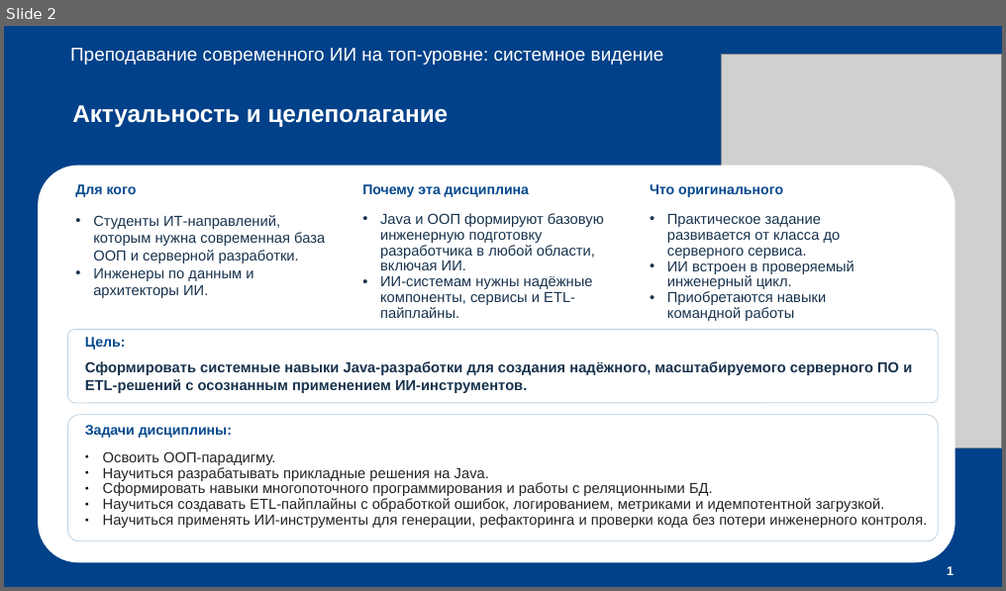
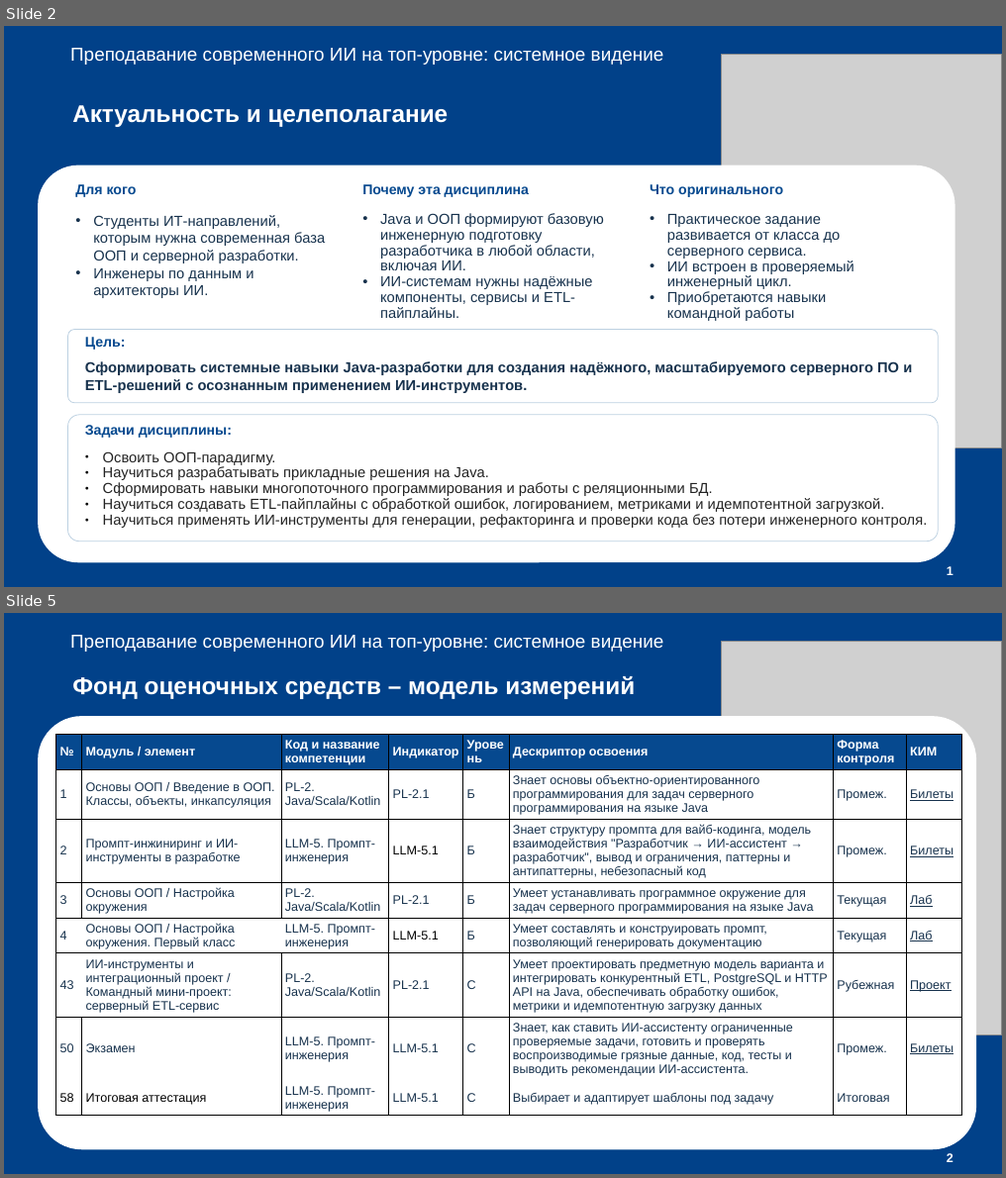
Before and after one commit to Stasychbr/top_ai_2026, a slide deck: data/Java_AI_course_defense(2).pptx. Shown one above the other, each under a label of ours: slide 2 before the commit, slides 2 and 5 after it; the slides between them are not shown. The pictures are 1006x591 and 1006x1178 pixels, drawn with LibreOffice and Linux fonts; fonts in the diff are those of the drawing; grey boxes stand for pictures. Boxes give left, top, right and bottom in pixels: in the first picture for what was removed or moved away, otherwise in the second. Text is boxed around its words. In the diff, an @@ line names an element or a change of style, - is before the commit and + after.

Commit message:
Update Java_AI_course_defense(2).pptx
Обновленная презентация

```diff
--- a/data/Java_AI_course_defense(2).pptx
+++ b/data/Java_AI_course_defense(2).pptx
@@ slide 5 added at (4, 613, 1002, 1174), background #FFFFFF @@
@@ rectangle added at (4, 613, 1002, 1174), fill #014189 @@
@@ text added at (70, 635, 664, 652), 18 pt, text #FFFFFF @@
+Преподавание современного ИИ на топ-уровне: системное видение
@@ picture added at (721, 642, 1002, 1035) @@
@@ title added at (72, 676, 635, 699), 23.2 pt, text #FFFFFF, bold @@
+Фонд оценочных средств – модель измерений
@@ rounded rectangle added at (38, 716, 976, 1151), fill #FFFFFF @@
@@ table added at (56, 735, 961, 1135), 8 rows, 8 columns @@
+№ | Модуль / элемент | Код и название компетенции | Индикатор | Уровень | Дескриптор освоения | Форма контроля | КИМ
+1 | Основы ООП / Введение в ООП. Классы, объекты, инкапсуляция | PL-2. Java/Scala/Kotlin | PL-2.1 | Б | Знает основы объектно-ориентированного программирования для задач серверного программирования на языке Java | Промеж. | Билеты
+2 | Промпт-инжиниринг и ИИ-инструменты в разработке | LLM-5. Промпт-инженерия | LLM-5.1 | Б | Знает структуру промпта для вайб-кодинга, модель взаимодействия "Разработчик → ИИ-ассистент → разработчик", вывод и ограничения, паттерны и антипаттерны, небезопасный код | Промеж. | Билеты
+3 | Основы ООП / Настройка окружения | PL-2. Java/Scala/Kotlin | PL-2.1 | Б | Умеет устанавливать программное окружение для задач серверного программирования на языке Java | Текущая | Лаб
+4 | Основы ООП / Настройка окружения. Первый класс | LLM-5. Промпт-инженерия | LLM-5.1 | Б | Умеет составлять и конструировать промпт, позволяющий генерировать документацию | Текущая | Лаб
+43 | ИИ-инструменты и интеграционный проект / Командный мини-проект: серверный ETL-сервис | PL-2. Java/Scala/Kotlin | PL-2.1 | С | Умеет проектировать предметную модель варианта и интегрировать конкурентный ETL, PostgreSQL и HTTP API на Java, обеспечивать обработку ошибок, метрики и идемпотентную загрузку данных | Рубежная | Проект
+50 | Экзамен | LLM-5. Промпт-инженерия | LLM-5.1 | С | Знает, как ставить ИИ-ассистенту ограниченные проверяемые задачи, готовить и проверять воспроизводимые грязные данные, код, тесты и выводить рекомендации ИИ-ассистента. | Промеж. | Билеты
+58 | Итоговая аттестация | LLM-5. Промпт-инженерия | LLM-5.1 | С | Выбирает и адаптирует шаблоны под задачу | Итоговая | 
@@ text added at (946, 1154, 953, 1162), 12 pt, text #FFFFFF, bold @@
+2
```
Also in this commit, not shown: 3 slides changed.
